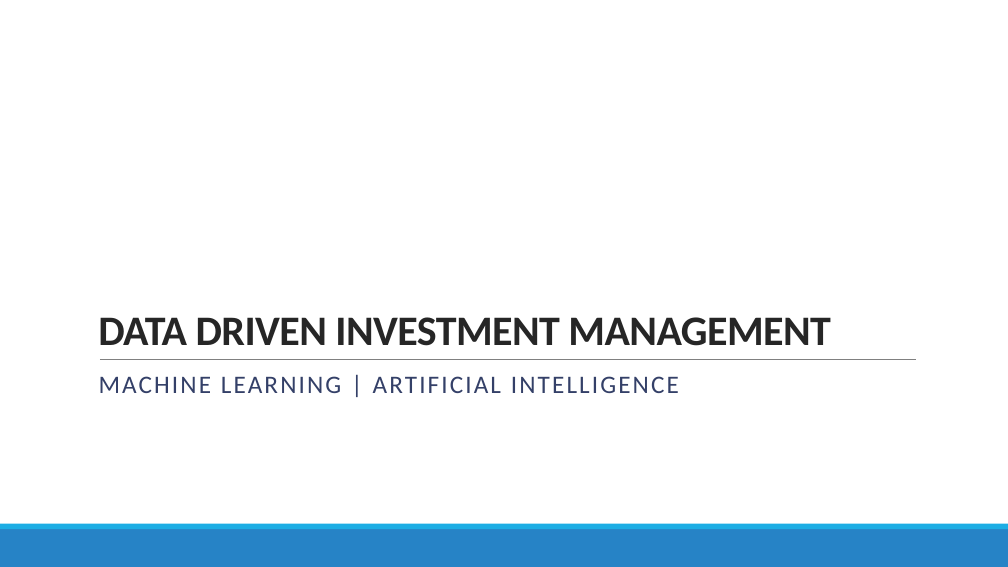
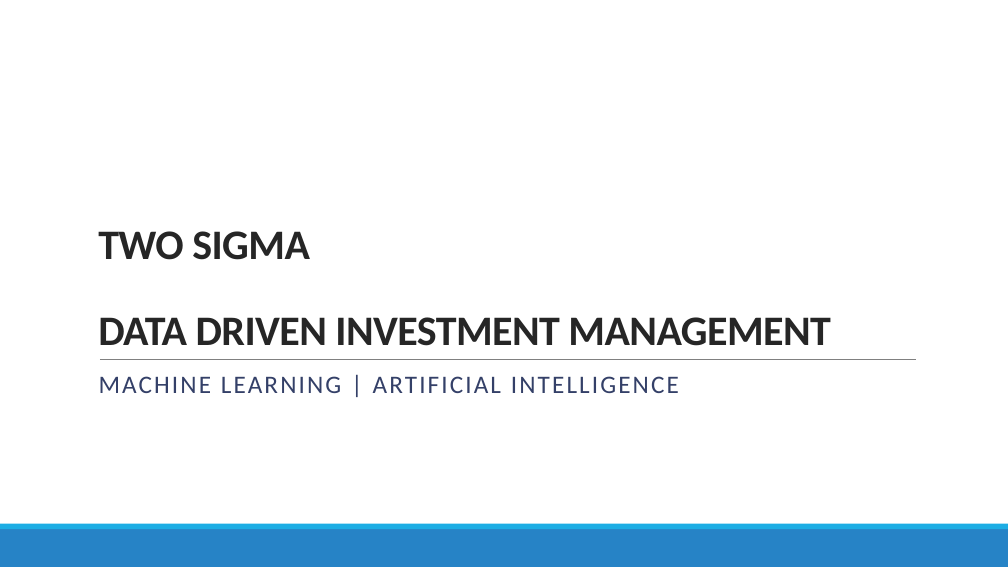
Before and after one commit to manchester9/fintech, a slide deck: slide 1 of 01-fintech_case_study/data_driven_investment_management.pptx. Drawn at 1008x567 pixels with LibreOffice and Linux fonts; fonts in the diff are those of the drawing. Boxes give left, top, right and bottom in pixels: in the first picture for what was removed or moved away, otherwise in the second. Text is boxed around its words. In the diff, an @@ line names an element or a change of style, - is before the commit and + after.

```diff
--- a/01-fintech_case_study/data_driven_investment_management.pptx
+++ b/01-fintech_case_study/data_driven_investment_management.pptx
@@ title at <box>98,231,831,346</box>: text changed @@
-DATA DRIVEN INVESTMENT MANAGEMENT
+TWO SIGMA
+DATA DRIVEN INVESTMENT MANAGEMENT
```
Also in this commit, not shown: 8 other files.
